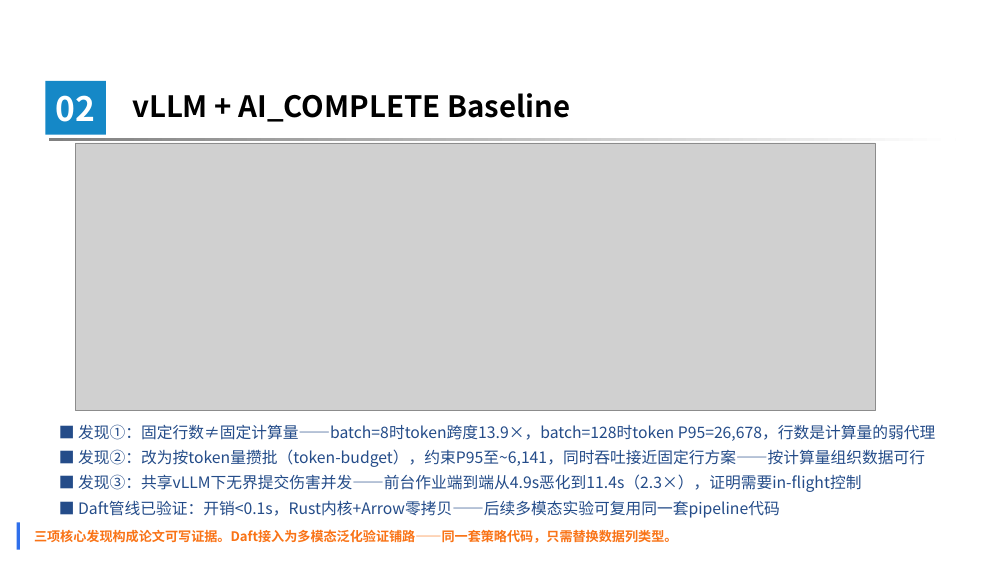
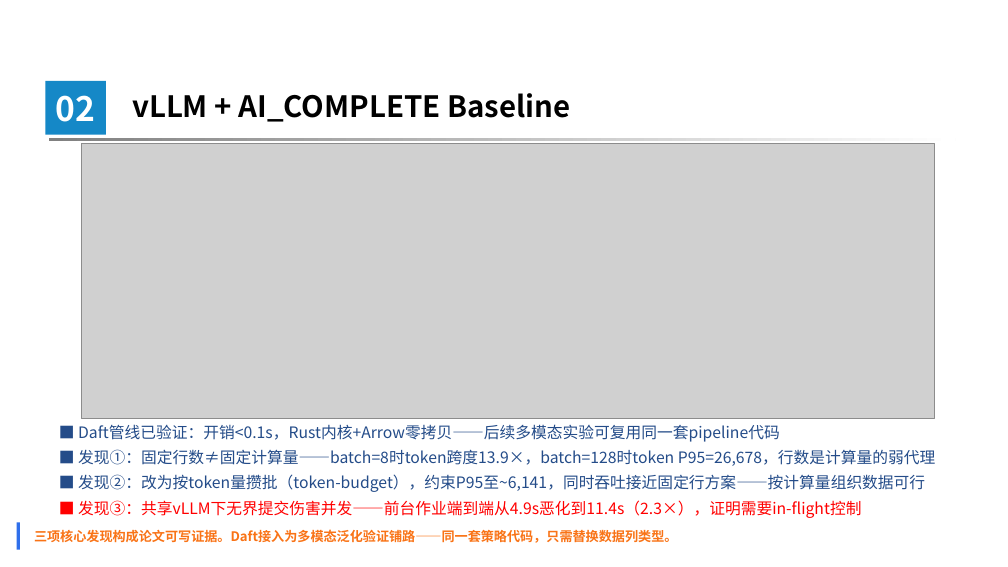
Before and after one commit to 3444374/ai-operator-execution-optimization, a slide deck: slide 12 of opening/slides/opening_defense_20260720_v5.pptx (slide 9 before the commit). Drawn at 1008x567 pixels with LibreOffice and Linux fonts; fonts in the diff are those of the drawing; grey boxes stand for pictures; background and template pictures are left out. Boxes give left, top, right and bottom in pixels: in the first picture for what was removed or moved away, otherwise in the second. Text is boxed around its words. In the diff, an @@ line names an element or a change of style, - is before the commit and + after.

Commit message:
refactor: cross_layer_method_framework 重构——写回降级为 guardrail，新增多模态泛化验证
- 第三张 workload 卡从 AI_FILTER/CLASSIFY 改为多模态图像理解
- 第三张策略卡从端到端验证：耦合与写回改为多模态泛化验证
- 删除独立写回卡片，降为两行 guardrail 注释
- 新增算子代价估计（补充讨论）注释
- 箭头改为线条+三角头
- 指标改为 GPU util + MFU 并存
- PPT 时间线第四阶段改为多模态泛化验证
- 画布 1000→880px

```diff
--- a/opening/slides/opening_defense_20260720_v5.pptx
+++ b/opening/slides/opening_defense_20260720_v5.pptx
@@ picture resized from (x1=76, y1=143, x2=876, y2=411) to (x1=82, y1=144, x2=935, y2=419) @@
@@ text at (x1=78, y1=424, x2=780, y2=442): paragraph added @@
+■ Daft管线已验证：开销<0.1s，Rust内核+Arrow零拷贝——后续多模态实验可复用同一套pipeline代码
@@ text at (x1=78, y1=500, x2=780, y2=518): paragraph removed @@
-■ Daft管线已验证：开销<0.1s，Rust内核+Arrow零拷贝——后续多模态实验可复用同一套pipeline代码
@@ text at (x1=78, y1=500, x2=861, y2=518): text colour #244C89 to #FF0000 in "■ 发现③：共享vLLM下无界提交伤害并发——前台作业端到端从4.9s恶化到11.4s（2.3×），证明需要in-fli ..." @@
```
Also in this commit, not shown: 10 other slides changed, 3 slides added, 29 other files.
